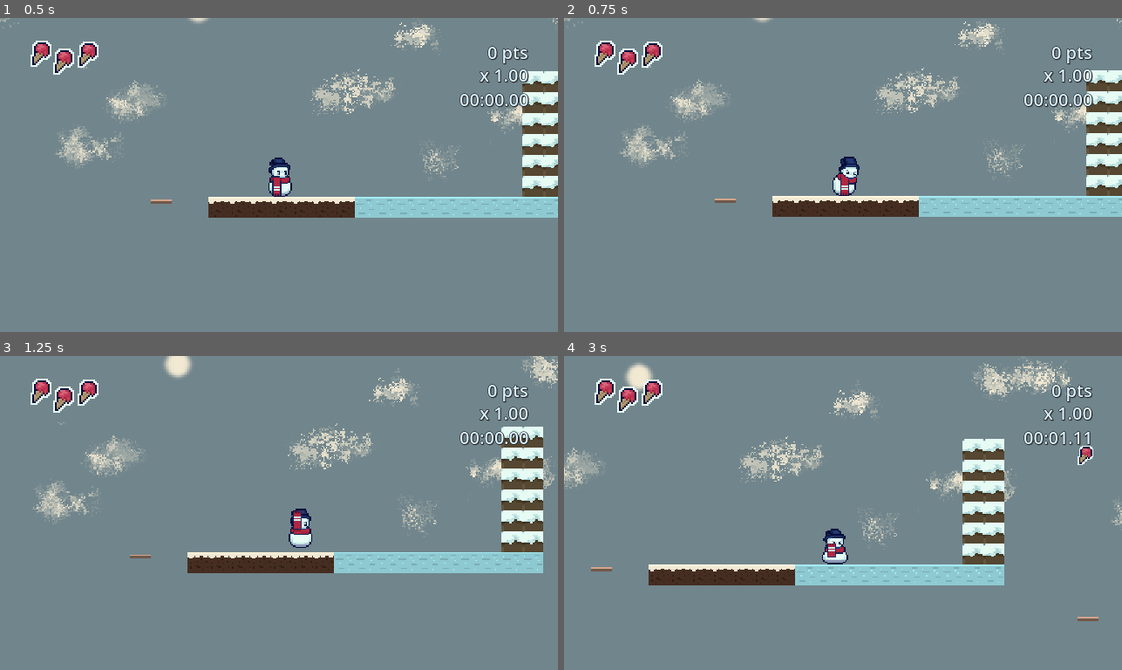
Above: before the commit, frames 1-4 (two rows, left to right).
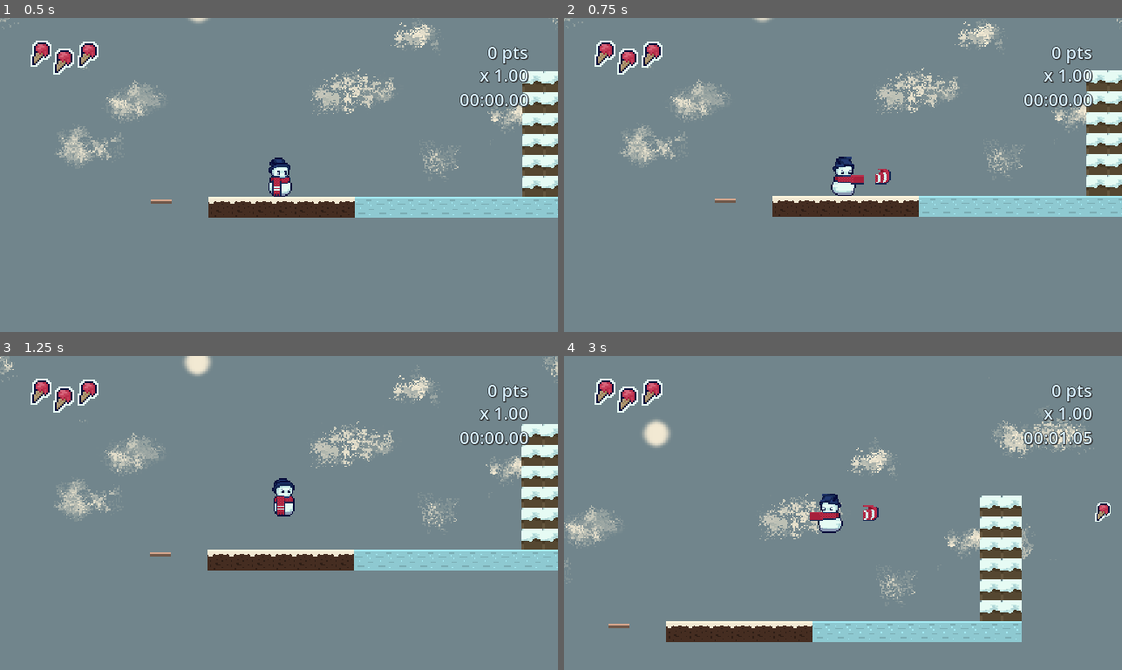
Above: after the commit, the same moments.

Repository: streebree/slickmode
Game: Godot game, scene res://scenes/areas/area2.tscn
Same seed, same stepped clock (60 frames per second), same inputs: the game is played once before the commit and once after it.
Inputs (mouse positions are in pixels of both pictures, inside the frame that each line leads up to):
- Up to frame 1 (0.5 s): no input
- Up to frame 2 (0.75 s): tap Enter (start) at 0.5 s; move the mouse to (965, 159) at 0.52 s; hold Right (ui_right) from 0.53 s (still down); tap Shift (run) at 0.6 s; click (965, 159) at 0.67 s
- Up to frame 3 (1.25 s): keep holding Right (ui_right); tap Space (ui_accept) at 0.77, 1.07 s; tap Enter (start) at 0.8 s
- Up to frame 4 (3 s): move the mouse to (731, 528) at 1.27 s; tap Enter (start) at 1.35 s; tap Space (ui_accept) at 1.52, 1.55, 1.82 s; move the mouse to (898, 443) at 2.02 s; release Right (ui_right) at 2.03 s; hold Left (ui_left) 2.03-2.78 s; hold Space (ui_accept) 2.03-2.78 s; tap Shift (run) at 2.3, 2.85 s; move the mouse to (815, 575) at 2.77 s; hold Right (ui_right) from 2.78 s (still down); click (815, 575) at 2.92 s

Frame 1 is identical in both runs. In frame 2, 0.5% of the frame differs, in the area x 47-59%, y 44-57%; in frame 3, 11%; in frame 4, 20%, in the area x 0-100%, y 1-92%.

Commit message:
added scarf and animations and started working on scarf grapple

Diff:
--- a/slick-game/scenes/areas/area1.tscn
+++ b/slick-game/scenes/areas/area1.tscn
@@ -271,3 +271,8 @@
 
 [node name="EnemySpawner13" parent="." unique_id=1115726195 instance=ExtResource("18_0rnqb")]
 position = Vector2(2388, 284)
+
+[node name="CharacterBody2D2" type="CharacterBody2D" parent="." unique_id=1256944869]
+position = Vector2(-774.5283, -74.92906)
+collision_layer = 255
+collision_mask = 255
--- /dev/null
+++ b/slick-game/scenes/scarf.gd
@@ -0,0 +1,103 @@
+extends Area2D
+class_name Scarf
+
+signal hit_something
+
+@onready var raycast: RayCast2D = $RayCast2D
+@onready var marker: Marker2D = $ScarfEndMarker
+@onready var sprite: AnimatedSprite2D = $AnimatedSprite2D
+@onready var player: snowman = $".."
+
+var starting_position
+var hit_position
+var is_thrown = false
+var has_hit = false
+var canceled = false
+
+var throw_direction = 0
+
+const THROW_SPEED = 500.0
+const MAX_THROW_DISTANCE = 50.0
+
+func _ready() -> void:
+    sprite.animation_finished.connect(on_animation_finished)
+
+func throw(direction):
+    throw_direction = direction
+    raycast.position.x += 24 * throw_direction
+    raycast.target_position = Vector2(30 * throw_direction, 0)
+    global_position = Vector2(player.global_position.x + 24 * throw_direction, player.global_position.y + 1)
+
+    visible = true
+    is_thrown = true
+    has_hit = false
+    starting_position = global_position
+
+func reset():
+    is_thrown = false
+    has_hit = false
+    visible = false
+    top_level = false
+    canceled = false
+
+    hit_position = null
+    starting_position = null
+
+func _process(delta: float) -> void:
+    if is_thrown and not has_hit:
+        if(raycast.is_colliding()):
+            has_hit = true
+        else:
+            position.x += THROW_SPEED * throw_direction * delta
+            if global_position.distance_to(starting_position) >= MAX_THROW_DISTANCE:
+                has_hit = true
+
+    if has_hit:
+        hit_position = global_position
+        top_level = true
+        global_position = hit_position
+
+    if canceled:
+        #top_level = false
+        if hit_position:
+            global_position = hit_position
+            global_position.x -= THROW_SPEED * throw_direction * delta
+        else:
+            position.x -= THROW_SPEED * throw_direction * delta
+
+    if has_hit or canceled:
+        if global_position.distance_to(player.global_position) < 20:
+            reset()
+
+    update_animation()
+
+func update_animation():
+    if not has_hit:
+        if throw_direction < 0:
+            sprite.flip_h = true
+        elif throw_direction > 0:
+            sprite.flip_h = false
+
+    if is_thrown:
+        if not has_hit and sprite.animation != "moving":
+            sprite.play("moving")
+
+        if has_hit and sprite.animation != "hit":
+            hit_something.emit(throw_direction)
+            sprite.play("hit")
+
+func on_animation_finished():
+    pass
+     #if sprite.animation == "return":
+        #reset()
+
+func cancel_scarf():
+    is_thrown = false
+    has_hit = false
+    canceled = true
+    sprite.play("return")
+
+func on_scarf_area2d_entered(body: Node2D) -> void:
+    print("Hello entered body: ", body)
+    if is_thrown:
+        has_hit = true
--- a/slick-game/scenes/snowman.gd
+++ b/slick-game/scenes/snowman.gd
@@ -6,11 +6,16 @@
 @onready var head_spike_hitbox: CollisionShape2D = $Area2D3/SpikeDamageHitboxHead
 @onready var tilemap: TileMapLayer = %TileMapLayer
 
+@onready var sprite_marker: Marker2D = $AnimatedSprite2D/SpriteMarker
+@onready var scarf_link: Line2D = $ScarfLink
+@onready var scarf: Scarf = $ScarfEnd
+
 const SPEED = 300.0
 const JUMP_VELOCITY = -320.0
 const SPEED_CAP = 150.0
 const EXTRA_DASH_SPEED = 150.0
 
+@export var looking_direction = 1
 @export var checkpoint_position = Vector2(0, 0)
 @export var has_jacket = false
 @export var can_dash = false
@@ -45,7 +50,7 @@
 var keys_collected: Array[String] = []
 
 var previous_health = StateManager.maxHealth
-var looking_direction = 1
+#var looking_direction = 1
 var was_in_air_last_frame = false
 
 var has_ground_pounded = false
@@ -57,11 +62,33 @@
 
 var in_wind_count = 0
 
+var is_in_hit_shake = false
+var shake_frames = 3
+var shake_counter = 0
+
 func _ready() -> void:
 	StateManager.listen("health_update", Callable(self, "on_health_update"))
 	StateManager.listen("take_damage", Callable(self, "on_take_damage"))
 	StateManager.listen("give_abilities", Callable(self, "on_give_abilities"))
 	sprite.animation_finished.connect(on_animation_finished)
+
+	scarf_link.points = [Vector2.ZERO, Vector2.ZERO]
+	scarf.hit_something.connect(on_scarf_hit)
+	scarf.visible = false
+	scarf_link.visible = false
+
+func start_scarf_throw():
+	sprite.stop()
+	sprite.play("scarf_startup")
+	# Start throw after startup is finished in on_animation_finished
+
+func on_scarf_hit(direction):
+	is_in_hit_shake = true
+	await get_tree().create_timer(0.2).timeout
+
+	start_dash(direction)
+	sprite.play("scarf_return")
+
 
 func start_dash(direction):
 	if not can_dash:
@@ -102,8 +129,38 @@
 		move_and_slide()
 		return
 
+	# Update scarf link during animation
+	if scarf.is_thrown:
+		scarf_link.visible = true
+
+		var start = scarf_link.to_local(sprite_marker.global_position)
+		var end = scarf_link.to_local(scarf.marker.global_position)
+		scarf_link.points = [
+			start,
+			end
+		]
+
+		if end.x < start.x:  # Make sure the texture is facing the correct way
+			#scarf_link.texture_mode = Line2D.LINE_TEXTURE_TILE
+			scarf_link.scale.y = -1
+		else:
+			scarf_link.scale.y = 1
+
+		if is_in_hit_shake:
+			if shake_counter < shake_frames:
+				match shake_counter:
+					0: position.x += 5 * looking_direction
+					1: position.x -= 9 * looking_direction
+					2: position.x += 6 * looking_direction
+					3:
+						position.x -= 5 * looking_direction
+						is_in_hit_shake = false
+				shake_counter += 1
+	else:
+		scarf_link.visible = false
+
 	# Add the gravity.
-	if not is_on_floor():
+	if not is_on_floor() and not scarf.is_thrown:
 		var multiplier = 0.8
 		# If you're falling and you're holding jump, do a slower fall.
 		if velocity.y > 0:
@@ -136,10 +193,12 @@
 			dash_cooldown_current = dash_cooldown
 			sprite.modulate = Color(0, 1, 1, 0.3)
 
-
-
 	# Handle jump.
 	if Input.is_action_just_pressed("ui_accept"):
+		if scarf.is_thrown:
+			scarf.cancel_scarf()
+			return
+
 		if is_on_floor():
 			velocity.y = JUMP_VELOCITY
 			is_jumping_off_ice = ice_collision_count > 0
@@ -188,6 +247,7 @@
 
 	# Handle left/right movement.
 	direction = Input.get_axis("ui_left", "ui_right")
+
 	# Remember which direction you're looking for dash calculations
 	if absf(direction) != 0:
 		looking_direction = direction
@@ -195,7 +255,8 @@
 
 	if Input.is_action_just_pressed("run") and dash_cooldown_current <= 0 and dash_duration_current <= 0:
 		# dash just started:
-		start_dash(direction)
+		#start_dash()
+		start_scarf_throw()
 
 	# If you hit a wall and you're on ice or jumping from the ice, bounce off the wall to keep speed.
 	if is_on_wall() and (is_jumping_off_ice or ice_collision_count > 0):
@@ -252,14 +313,17 @@
 	#queue_redraw()
 
 func update_animation():
+	if scarf.is_thrown or sprite.animation == "scarf_startup":
+		return
+
 	# Handle sprite change when pressing left or right.
 	if direction > 0:
 		sprite.flip_h = false
 	elif direction < 0:
 		sprite.flip_h = true
 
-	# Handle jumping animation
 	if not is_ducked_under_tile:
+		# Handle jumping animation
 		if velocity.y < 0:
 			if sprite.animation != "jump":
 				sprite.play("jump")
@@ -272,6 +336,21 @@
 				else:
 					sprite.play("landing")
 
+		# Handle dashing animation
+		if not sprite.animation == "duck":
+			if abs(velocity.x) > 175:
+				sprite.play("dash")
+				sprite.stop()
+				sprite.frame = 0
+			elif abs(velocity.x) <= 175 and abs(velocity.x) > 160:
+				sprite.play("dash")
+				sprite.stop()
+				sprite.frame = 1
+			elif abs(velocity.x) <= 160 and abs(velocity.x) > 150:
+				sprite.play("dash")
+				sprite.stop()
+				sprite.frame = 2
+
 	# Handle ducking animation
 	if Input.is_action_just_pressed("ui_down"):
 		sprite.play("duck")
@@ -281,17 +360,33 @@
 			else:
 				return
 	elif Input.is_action_pressed("ui_down"):
-		return
+		if sprite.animation == "dash" and is_player_on_floor: # To handle ducking when landing out of a dash
+			sprite.play("duck")
+		return # return regardless so that the lean is not triggered when player should be ducking
 	elif not Input.is_anything_pressed() and not is_ducked_under_tile and sprite.animation == "duck":
 		sprite.play_backwards("duck")
 
-	# Handle left/right movement input
-	if (Input.is_action_just_pressed("ui_left") and not Input.is_action_pressed("ui_right")) or (Input.is_action_just_pressed("ui_right") and not Input.is_action_pressed("ui_left")):
-			sprite.play("lean")
-	if (Input.is_action_just_released("ui_left") and not Input.is_action_pressed("ui_right")) or (Input.is_action_just_released("ui_right") and not Input.is_action_pressed("ui_left")):
-		sprite.play_backwards("lean")
+	# Handle left/right movement input on ground
+	if is_player_on_floor:
+		if (Input.is_action_just_pressed("ui_left") and not Input.is_action_pressed("ui_right")) or (Input.is_action_just_pressed("ui_right") and not Input.is_action_pressed("ui_left")):
+				if not sprite.animation == "dash":
+					sprite.play("lean")
+				else:
+					sprite.frame = 2 # the last frame of dash is the same as the last frame of lean
+		if (Input.is_action_just_released("ui_left") and not Input.is_action_pressed("ui_right")) or (Input.is_action_just_released("ui_right") and not Input.is_action_pressed("ui_left")):
+			sprite.play_backwards("lean")
 
 func on_animation_finished():
+	if sprite.animation == "scarf_startup":
+		scarf.throw(looking_direction)
+		sprite.play("scarf_idle")
+
+		velocity.x *= 0.5
+		velocity.y = 0
+
+	if scarf.is_thrown:
+		return
+
 	if not Input.is_anything_pressed():
 		if is_ducked_under_tile:
 			return
@@ -336,6 +431,7 @@
 
 # Enemy collision
 func _on_area_2d_2_body_entered(body: Node2D) -> void:
+	print(body)
 	# Only take damage if you're not dashing.
 	if dash_duration_current <= 0:
 		if damage_cooldown <= 0:
@@ -346,7 +442,7 @@
 		body.destroy(body.position.x - position.x)
 		# If you kill an enemy while dashing, you're dash time gets reset so you can chain them.
 		dash_duration_current = dash_duration
-		var direction := Input.get_axis("ui_left", "ui_right")
+		direction = Input.get_axis("ui_left", "ui_right")
 		start_dash(direction)
 
 func _on_area_2d_2_body_exited(body: Node2D) -> void:
--- a/slick-game/scenes/snowman.tscn
+++ b/slick-game/scenes/snowman.tscn
@@ -3,65 +3,134 @@
 [ext_resource type="Script" uid="uid://bln7vcorjgofm" path="res://scenes/snowman.gd" id="1_j7fvb"]
 [ext_resource type="Texture2D" uid="uid://cvx1ecf0scy2n" path="res://assets/art/placeholder/yukidaruma.png" id="1_s1rrw"]
 [ext_resource type="Texture2D" uid="uid://o0djwg5f6kfi" path="res://assets/art/spritesheets/snowman_sheet.png" id="3_o1g3c"]
+[ext_resource type="Texture2D" uid="uid://gn1k873ydlur" path="res://assets/art/scarf_link.png" id="4_v53y5"]
+[ext_resource type="Script" uid="uid://bx4rshvf1x54h" path="res://scenes/scarf.gd" id="5_eg3al"]
+[ext_resource type="Texture2D" uid="uid://kn2kfv7qrsw1" path="res://assets/art/spritesheets/scarf_projectile.png" id="5_ksmda"]
+
+[sub_resource type="AtlasTexture" id="AtlasTexture_o1g3c"]
+atlas = ExtResource("3_o1g3c")
+region = Rect2(0, 360, 36, 36)
 
 [sub_resource type="AtlasTexture" id="AtlasTexture_3gxhq"]
 atlas = ExtResource("3_o1g3c")
-region = Rect2(64, 0, 32, 32)
+region = Rect2(36, 360, 36, 36)
 
 [sub_resource type="AtlasTexture" id="AtlasTexture_v53y5"]
 atlas = ExtResource("3_o1g3c")
-region = Rect2(96, 0, 32, 32)
+region = Rect2(72, 72, 36, 36)
 
 [sub_resource type="AtlasTexture" id="AtlasTexture_ksmda"]
 atlas = ExtResource("3_o1g3c")
-region = Rect2(288, 0, 32, 32)
+region = Rect2(0, 36, 36, 36)
 
 [sub_resource type="AtlasTexture" id="AtlasTexture_eg3al"]
 atlas = ExtResource("3_o1g3c")
-region = Rect2(320, 0, 32, 32)
+region = Rect2(36, 36, 36, 36)
 
 [sub_resource type="AtlasTexture" id="AtlasTexture_8t5k0"]
 atlas = ExtResource("3_o1g3c")
-region = Rect2(352, 0, 32, 32)
+region = Rect2(0, 144, 36, 36)
 
 [sub_resource type="AtlasTexture" id="AtlasTexture_iulbc"]
 atlas = ExtResource("3_o1g3c")
-region = Rect2(0, 0, 32, 32)
+region = Rect2(36, 144, 36, 36)
 
 [sub_resource type="AtlasTexture" id="AtlasTexture_no5s5"]
 atlas = ExtResource("3_o1g3c")
-region = Rect2(32, 0, 32, 32)
+region = Rect2(72, 144, 36, 36)
 
 [sub_resource type="AtlasTexture" id="AtlasTexture_eq3t3"]
 atlas = ExtResource("3_o1g3c")
-region = Rect2(224, 0, 32, 32)
+region = Rect2(0, 396, 36, 36)
 
 [sub_resource type="AtlasTexture" id="AtlasTexture_b8r2s"]
 atlas = ExtResource("3_o1g3c")
-region = Rect2(256, 0, 32, 32)
+region = Rect2(0, 0, 36, 36)
 
 [sub_resource type="AtlasTexture" id="AtlasTexture_m1rry"]
 atlas = ExtResource("3_o1g3c")
-region = Rect2(384, 0, 32, 32)
+region = Rect2(36, 0, 36, 36)
 
 [sub_resource type="AtlasTexture" id="AtlasTexture_gm00g"]
 atlas = ExtResource("3_o1g3c")
-region = Rect2(416, 0, 32, 32)
+region = Rect2(0, 108, 36, 36)
 
 [sub_resource type="AtlasTexture" id="AtlasTexture_q720n"]
 atlas = ExtResource("3_o1g3c")
-region = Rect2(128, 0, 32, 32)
+region = Rect2(36, 108, 36, 36)
 
 [sub_resource type="AtlasTexture" id="AtlasTexture_fmcf6"]
 atlas = ExtResource("3_o1g3c")
-region = Rect2(160, 0, 32, 32)
+region = Rect2(0, 180, 36, 36)
 
 [sub_resource type="AtlasTexture" id="AtlasTexture_ia1kk"]
 atlas = ExtResource("3_o1g3c")
-region = Rect2(192, 0, 32, 32)
+region = Rect2(36, 180, 36, 36)
+
+[sub_resource type="AtlasTexture" id="AtlasTexture_2huu6"]
+atlas = ExtResource("3_o1g3c")
+region = Rect2(0, 72, 36, 36)
+
+[sub_resource type="AtlasTexture" id="AtlasTexture_o787p"]
+atlas = ExtResource("3_o1g3c")
+region = Rect2(36, 72, 36, 36)
+
+[sub_resource type="AtlasTexture" id="AtlasTexture_ww1yi"]
+atlas = ExtResource("3_o1g3c")
+region = Rect2(72, 72, 36, 36)
+
+[sub_resource type="AtlasTexture" id="AtlasTexture_bge8t"]
+atlas = ExtResource("3_o1g3c")
+region = Rect2(0, 288, 36, 36)
+
+[sub_resource type="AtlasTexture" id="AtlasTexture_v8rkd"]
+atlas = ExtResource("3_o1g3c")
+region = Rect2(36, 288, 36, 36)
+
+[sub_resource type="AtlasTexture" id="AtlasTexture_1ase0"]
+atlas = ExtResource("3_o1g3c")
+region = Rect2(72, 216, 36, 36)
+
+[sub_resource type="AtlasTexture" id="AtlasTexture_2hlvi"]
+atlas = ExtResource("3_o1g3c")
+region = Rect2(0, 252, 36, 36)
+
+[sub_resource type="AtlasTexture" id="AtlasTexture_lf8rg"]
+atlas = ExtResource("3_o1g3c")
+region = Rect2(0, 324, 36, 36)
+
+[sub_resource type="AtlasTexture" id="AtlasTexture_s56ut"]
+atlas = ExtResource("3_o1g3c")
+region = Rect2(36, 324, 36, 36)
+
+[sub_resource type="AtlasTexture" id="AtlasTexture_qk121"]
+atlas = ExtResource("3_o1g3c")
+region = Rect2(72, 324, 36, 36)
+
+[sub_resource type="AtlasTexture" id="AtlasTexture_ubh7i"]
+atlas = ExtResource("3_o1g3c")
+region = Rect2(0, 216, 36, 36)
+
+[sub_resource type="AtlasTexture" id="AtlasTexture_4xwc0"]
+atlas = ExtResource("3_o1g3c")
+region = Rect2(36, 216, 36, 36)
 
 [sub_resource type="SpriteFrames" id="SpriteFrames_j7fvb"]
 animations = [{
+"frames": [{
+"duration": 1.0,
+"texture": SubResource("AtlasTexture_o1g3c")
+}, {
+"duration": 1.0,
+"texture": SubResource("AtlasTexture_3gxhq")
+}, {
+"duration": 1.0,
+"texture": SubResource("AtlasTexture_v53y5")
+}],
+"loop": false,
+"name": &"dash",
+"speed": 10.0
+}, {
 "frames": [{
 "duration": 1.0,
 "texture": ExtResource("1_s1rrw")
@@ -72,10 +141,10 @@
 }, {
 "frames": [{
 "duration": 1.0,
-"texture": SubResource("AtlasTexture_3gxhq")
-}, {
-"duration": 1.0,
-"texture": SubResource("AtlasTexture_v53y5")
+"texture": SubResource("AtlasTexture_ksmda")
+}, {
+"duration": 1.0,
+"texture": SubResource("AtlasTexture_eg3al")
 }],
 "loop": false,
 "name": &"duck",
@@ -83,24 +152,32 @@
 }, {
 "frames": [{
 "duration": 1.0,
-"texture": SubResource("AtlasTexture_ksmda")
-}, {
-"duration": 1.0,
-"texture": SubResource("AtlasTexture_eg3al")
-}, {
-"duration": 1.0,
 "texture": SubResource("AtlasTexture_8t5k0")
+}, {
+"duration": 1.0,
+"texture": SubResource("AtlasTexture_iulbc")
+}, {
+"duration": 1.0,
+"texture": SubResource("AtlasTexture_no5s5")
 }],
 "loop": false,
 "name": &"falling",
 "speed": 10.0
 }, {
 "frames": [{
+"duration": 1.0,
+"texture": SubResource("AtlasTexture_eq3t3")
+}],
+"loop": false,
+"name": &"hurt",
+"speed": 10.0
+}, {
+"frames": [{
 "duration": 10.0,
-"texture": SubResource("AtlasTexture_iulbc")
-}, {
-"duration": 1.0,
-"texture": SubResource("AtlasTexture_no5s5")
+"texture": SubResource("AtlasTexture_b8r2s")
+}, {
+"duration": 1.0,
+"texture": SubResource("AtlasTexture_m1rry")
 }],
 "loop": true,
 "name": &"idle",
@@ -108,10 +185,10 @@
 }, {
 "frames": [{
 "duration": 1.0,
-"texture": SubResource("AtlasTexture_eq3t3")
-}, {
-"duration": 1.0,
-"texture": SubResource("AtlasTexture_b8r2s")
+"texture": SubResource("AtlasTexture_gm00g")
+}, {
+"duration": 1.0,
+"texture": SubResource("AtlasTexture_q720n")
 }],
 "loop": false,
 "name": &"jump",
@@ -119,10 +196,10 @@
 }, {
 "frames": [{
 "duration": 1.0,
-"texture": SubResource("AtlasTexture_m1rry")
-}, {
-"duration": 1.0,
-"texture": SubResource("AtlasTexture_gm00g")
+"texture": SubResource("AtlasTexture_fmcf6")
+}, {
+"duration": 1.0,
+"texture": SubResource("AtlasTexture_ia1kk")
 }],
 "loop": false,
 "name": &"landing",
@@ -130,16 +207,63 @@
 }, {
 "frames": [{
 "duration": 1.0,
-"texture": SubResource("AtlasTexture_q720n")
-}, {
-"duration": 1.0,
-"texture": SubResource("AtlasTexture_fmcf6")
-}, {
-"duration": 1.0,
-"texture": SubResource("AtlasTexture_ia1kk")
+"texture": SubResource("AtlasTexture_2huu6")
+}, {
+"duration": 1.0,
+"texture": SubResource("AtlasTexture_o787p")
+}, {
+"duration": 1.0,
+"texture": SubResource("AtlasTexture_ww1yi")
 }],
 "loop": false,
 "name": &"lean",
+"speed": 10.0
+}, {
+"frames": [{
+"duration": 1.0,
+"texture": SubResource("AtlasTexture_bge8t")
+}, {
+"duration": 1.0,
+"texture": SubResource("AtlasTexture_v8rkd")
+}],
+"loop": false,
+"name": &"scarf_hit",
+"speed": 10.0
+}, {
+"frames": [{
+"duration": 1.0,
+"texture": SubResource("AtlasTexture_1ase0")
+}, {
+"duration": 1.0,
+"texture": SubResource("AtlasTexture_2hlvi")
+}],
+"loop": false,
+"name": &"scarf_idle",
+"speed": 10.0
+}, {
+"frames": [{
+"duration": 1.0,
+"texture": SubResource("AtlasTexture_lf8rg")
+}, {
+"duration": 1.0,
+"texture": SubResource("AtlasTexture_s56ut")
+}, {
+"duration": 1.0,
+"texture": SubResource("AtlasTexture_qk121")
+}],
+"loop": false,
+"name": &"scarf_return",
+"speed": 10.0
+}, {
+"frames": [{
+"duration": 0.6,
+"texture": SubResource("AtlasTexture_ubh7i")
+}, {
+"duration": 0.6,
+"texture": SubResource("AtlasTexture_4xwc0")
+}],
+"loop": false,
+"name": &"scarf_startup",
 "speed": 10.0
 }]
 
@@ -178,6 +302,76 @@
 
 [sub_resource type="RectangleShape2D" id="RectangleShape2D_no5s5"]
 size = Vector2(14, 21)
+
+[sub_resource type="AtlasTexture" id="AtlasTexture_wcfo0"]
+atlas = ExtResource("5_ksmda")
+region = Rect2(0, 16, 16, 16)
+
+[sub_resource type="AtlasTexture" id="AtlasTexture_34s63"]
+atlas = ExtResource("5_ksmda")
+region = Rect2(16, 16, 16, 16)
+
+[sub_resource type="AtlasTexture" id="AtlasTexture_1kqv2"]
+atlas = ExtResource("5_ksmda")
+region = Rect2(32, 16, 16, 16)
+
+[sub_resource type="AtlasTexture" id="AtlasTexture_r0i41"]
+atlas = ExtResource("5_ksmda")
+region = Rect2(0, 0, 16, 16)
+
+[sub_resource type="AtlasTexture" id="AtlasTexture_8417l"]
+atlas = ExtResource("5_ksmda")
+region = Rect2(16, 0, 16, 16)
+
+[sub_resource type="AtlasTexture" id="AtlasTexture_3vaif"]
+atlas = ExtResource("5_ksmda")
+region = Rect2(0, 16, 16, 16)
+
+[sub_resource type="AtlasTexture" id="AtlasTexture_2cdup"]
+atlas = ExtResource("5_ksmda")
+region = Rect2(32, 0, 16, 16)
+
+[sub_resource type="SpriteFrames" id="SpriteFrames_wcfo0"]
+animations = [{
+"frames": [{
+"duration": 1.0,
+"texture": SubResource("AtlasTexture_wcfo0")
+}, {
+"duration": 1.0,
+"texture": SubResource("AtlasTexture_34s63")
+}, {
+"duration": 1.0,
+"texture": SubResource("AtlasTexture_1kqv2")
+}],
+"loop": false,
+"name": &"hit",
+"speed": 10.0
+}, {
+"frames": [{
+"duration": 1.0,
+"texture": SubResource("AtlasTexture_r0i41")
+}, {
+"duration": 1.0,
+"texture": SubResource("AtlasTexture_8417l")
+}],
+"loop": true,
+"name": &"moving",
+"speed": 10.0
+}, {
+"frames": [{
+"duration": 1.0,
+"texture": SubResource("AtlasTexture_3vaif")
+}, {
+"duration": 1.0,
+"texture": SubResource("AtlasTexture_2cdup")
+}],
+"loop": false,
+"name": &"return",
+"speed": 10.0
+}]
+
+[sub_resource type="CircleShape2D" id="CircleShape2D_34s63"]
+radius = 6.0
 
 [node name="CharacterBody2D" type="CharacterBody2D" unique_id=1919126236]
 collision_layer = 641
@@ -186,8 +380,11 @@
 
 [node name="AnimatedSprite2D" type="AnimatedSprite2D" parent="." unique_id=721837144]
 sprite_frames = SubResource("SpriteFrames_j7fvb")
-animation = &"idle"
+animation = &"scarf_idle"
 autoplay = "idle"
+
+[node name="SpriteMarker" type="Marker2D" parent="AnimatedSprite2D" unique_id=2147407151]
+position = Vector2(0, -1)
 
 [node name="Body Hitbox" type="CollisionShape2D" parent="." unique_id=713872290]
 position = Vector2(1, 8.5)
@@ -205,6 +402,7 @@
 position_smoothing_enabled = true
 
 [node name="Area2D" type="Area2D" parent="." unique_id=2102958704]
+visible = false
 collision_layer = 2
 collision_mask = 2
 
@@ -213,6 +411,7 @@
 shape = SubResource("RectangleShape2D_s1rrw")
 
 [node name="Area2D2" type="Area2D" parent="." unique_id=475397153]
+visible = false
 collision_layer = 0
 collision_mask = 4
 
@@ -221,6 +420,7 @@
 shape = SubResource("RectangleShape2D_j7fvb")
 
 [node name="Area2D3" type="Area2D" parent="." unique_id=1289702716]
+visible = false
 collision_layer = 32
 collision_mask = 32
 
@@ -235,6 +435,7 @@
 debug_color = Color(0.87794, 0.11768969, 0.7785667, 0.41960785)
 
 [node name="Area2D4" type="Area2D" parent="." unique_id=34361995]
+visible = false
 collision_layer = 64
 collision_mask = 64
 
@@ -243,6 +444,7 @@
 shape = SubResource("RectangleShape2D_o1g3c")
 
 [node name="Area2D5" type="Area2D" parent="." unique_id=321045548]
+visible = false
 collision_layer = 256
 collision_mask = 256
 
@@ -251,6 +453,7 @@
 shape = SubResource("RectangleShape2D_ksmda")
 
 [node name="Area2D6" type="Area2D" parent="." unique_id=856514962]
+visible = false
 collision_layer = 640
 collision_mask = 640
 
@@ -259,6 +462,7 @@
 shape = SubResource("RectangleShape2D_eg3al")
 
 [node name="Area2D7" type="Area2D" parent="." unique_id=1355819139]
+visible = false
 collision_layer = 1024
 collision_mask = 1024
 
@@ -267,6 +471,7 @@
 shape = SubResource("RectangleShape2D_8t5k0")
 
 [node name="Area2D8" type="Area2D" parent="." unique_id=55240918]
+visible = false
 collision_layer = 4096
 collision_mask = 4096
 
@@ -275,12 +480,45 @@
 shape = SubResource("RectangleShape2D_3gxhq")
 
 [node name="Area2D9" type="Area2D" parent="." unique_id=1967878360]
+visible = false
 collision_layer = 8192
 collision_mask = 8192
 
 [node name="WindCollision" type="CollisionShape2D" parent="Area2D9" unique_id=588253239]
 position = Vector2(1, 4.5)
 shape = SubResource("RectangleShape2D_no5s5")
+
+[node name="ScarfLink" type="Line2D" parent="." unique_id=1388003466]
+show_behind_parent = true
+z_index = -1
+texture_repeat = 2
+position = Vector2(22, -13)
+points = PackedVector2Array(-22, 12, -22, 12)
+width = 16.0
+texture = ExtResource("4_v53y5")
+texture_mode = 1
+
+[node name="ScarfEnd" type="Area2D" parent="." unique_id=891001900]
+position = Vector2(24, 1)
+collision_layer = 513
+collision_mask = 21
+script = ExtResource("5_eg3al")
+
+[node name="AnimatedSprite2D" type="AnimatedSprite2D" parent="ScarfEnd" unique_id=296063734]
+sprite_frames = SubResource("SpriteFrames_wcfo0")
+animation = &"return"
+autoplay = "moving"
+
+[node name="CollisionShape2D" type="CollisionShape2D" parent="ScarfEnd" unique_id=900712963]
+shape = SubResource("CircleShape2D_34s63")
+
+[node name="ScarfEndMarker" type="Marker2D" parent="ScarfEnd" unique_id=1038968396]
+position = Vector2(0, -2)
+
+[node name="RayCast2D" type="RayCast2D" parent="ScarfEnd" unique_id=515007191]
+position = Vector2(-24, 0)
+target_position = Vector2(0, 0)
+collision_mask = 21
 
 [connection signal="body_entered" from="Area2D" to="." method="_on_area_2d_body_entered"]
 [connection signal="body_exited" from="Area2D" to="." method="_on_area_2d_body_exited"]
@@ -293,3 +531,4 @@
 [connection signal="body_entered" from="Area2D8" to="." method="on_one_way_left_collision"]
 [connection signal="body_entered" from="Area2D9" to="." method="on_enter_wind"]
 [connection signal="body_exited" from="Area2D9" to="." method="on_exit_wind"]
+[connection signal="body_entered" from="ScarfEnd" to="ScarfEnd" method="on_scarf_area2d_entered"]
Binary file added: slick-game/assets/art/scarf_link.png
Not shown, added: slick-game/assets/art/scarf_link.png.import
Binary file added: slick-game/assets/art/spritesheets/scarf_projectile.png
Not shown, added: slick-game/assets/art/spritesheets/scarf_projectile.png.import
Binary file changed: slick-game/assets/art/spritesheets/snowman_sheet.png
Not shown: 1 places in slick-game/scenes/areas/area2.tscn that only renumber resources
Not shown, added: slick-game/scenes/scarf.gd.uid
